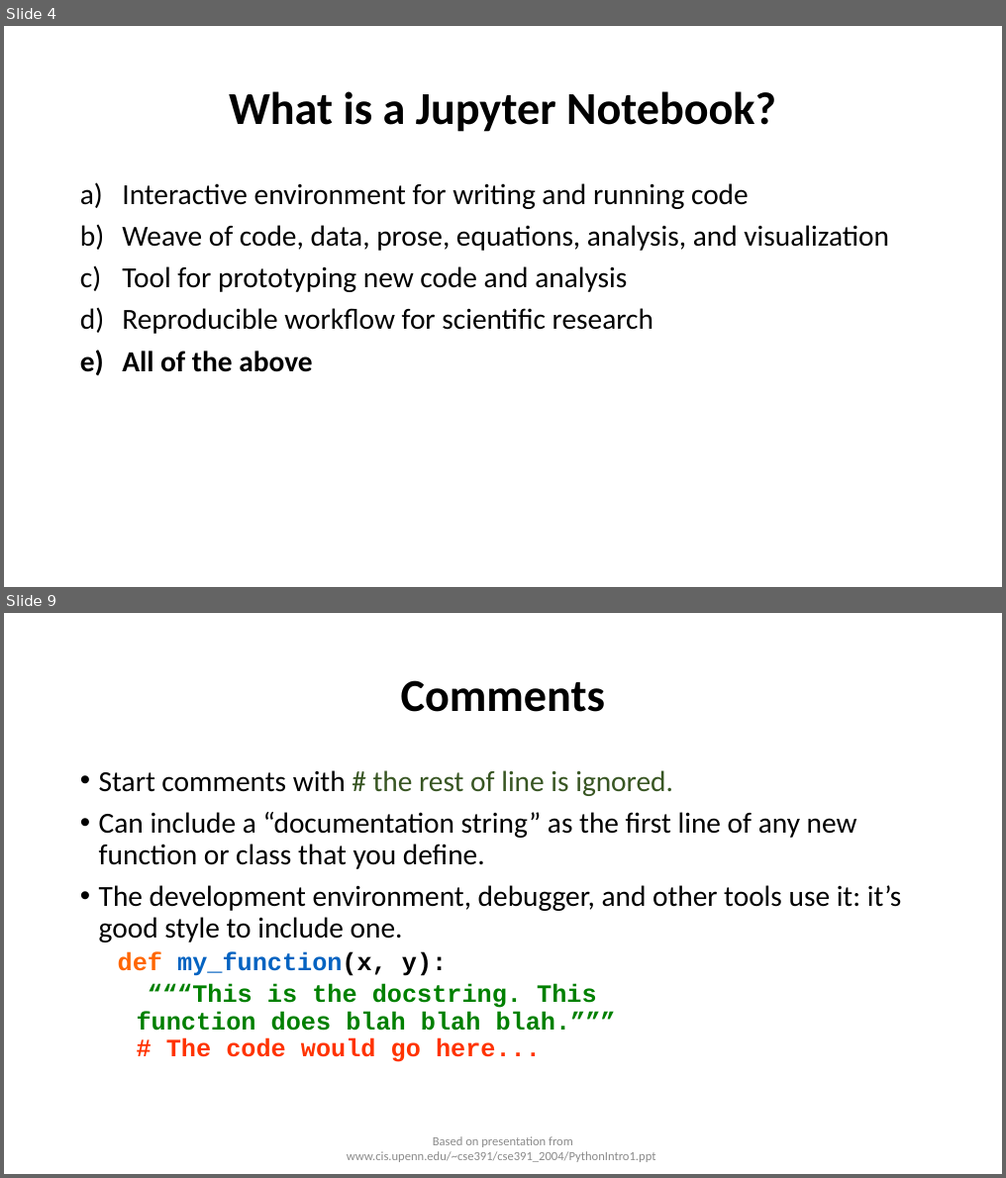
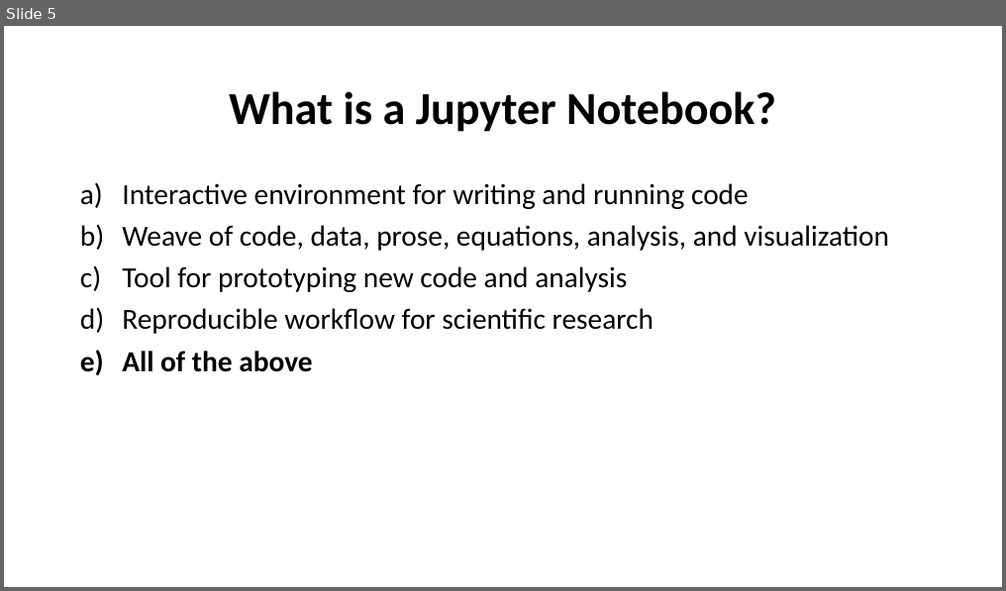
Before and after one commit to rohit-mehra/python_intro, a slide deck: Python.pptx. Shown one above the other, each under a label of ours: slides 4 and 9 before the commit, slide 5 after it; the slides between them are not shown. The pictures are 1006x1178 and 1006x591 pixels, drawn with LibreOffice and Linux fonts; fonts in the diff are those of the drawing. Boxes give left, top, right and bottom in pixels: in the first picture for what was removed or moved away, otherwise in the second. Text is boxed around its words. In the diff, an @@ line names an element or a change of style, - is before the commit and + after.

```diff
--- a/Python.pptx
+++ b/Python.pptx
@@ slide 9 removed at (4, 613, 1002, 1174), background #FFFFFF @@
@@ title removed at (401, 680, 605, 712) @@
-Comments
@@ text removed at (99, 770, 902, 1062) @@
-• Start comments with # the rest of line is ignored.
-• Can include a “documentation string” as the first line of any new function or class that you define.
-• The development environment, debugger, and other tools use it: it’s good style to include one.
-  def my_function(x, y):
-  “““This is the docstring. This
-  function does blah blah blah.”””
-  # The code would go here...
@@ text removed at (347, 1137, 656, 1162) @@
-Based on presentation from www.cis.upenn.edu/~cse391/cse391_2004/PythonIntro1.ppt
@@ what was slide 4 is now slide 5 @@
```
Also in this commit, not shown: 4 slides changed, 1 slide added, 4 other slides removed, 10 other files.
